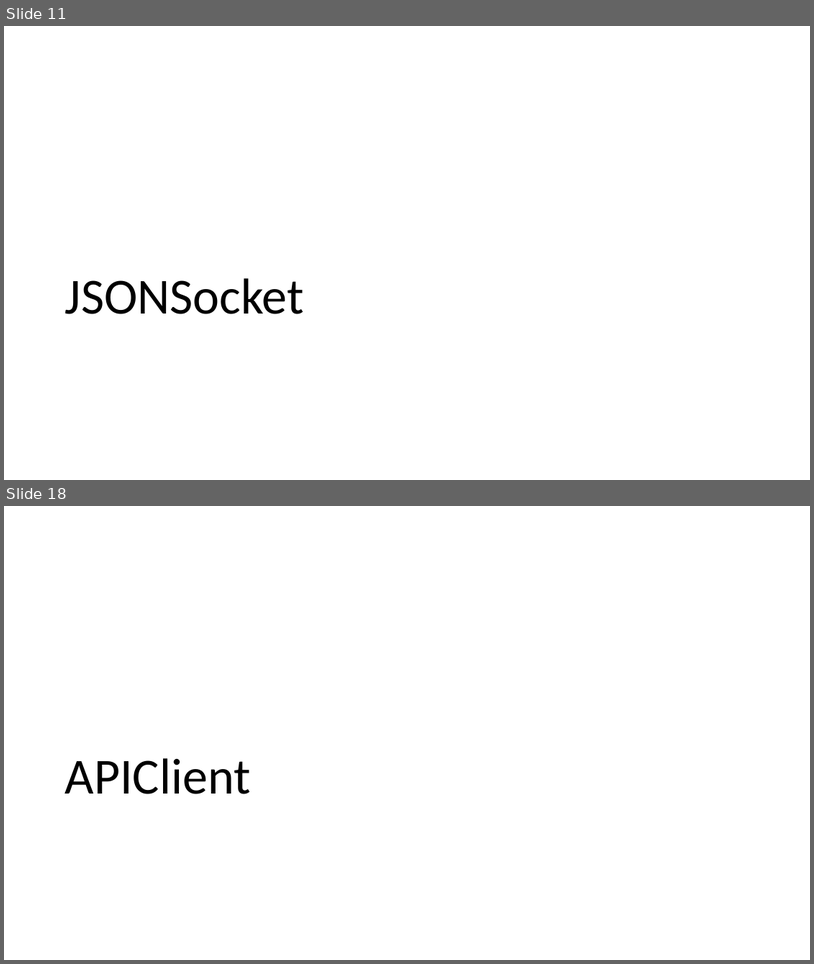
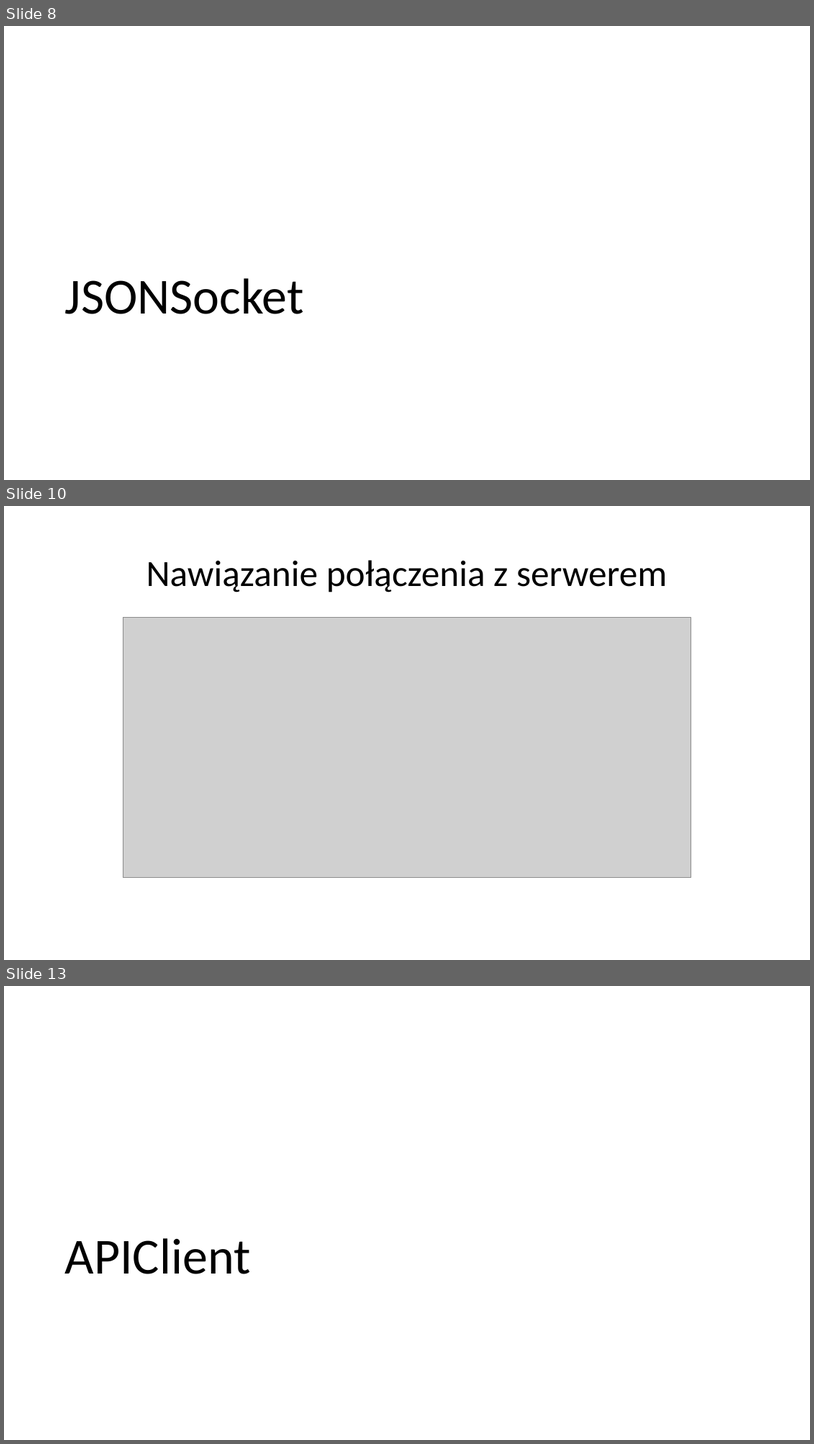
Before and after one commit to oskop123/Trading_Bot, a slide deck: presentation/JPWP.pptx. Shown one above the other, each under a label of ours: slides 11 and 18 before the commit, slides 8, 10 and 13 after it; the slides between them are not shown. The pictures are 814x964 and 814x1444 pixels, drawn with LibreOffice and Linux fonts; fonts in the diff are those of the drawing; grey boxes stand for pictures. Boxes give left, top, right and bottom in pixels: in the first picture for what was removed or moved away, otherwise in the second. Text is boxed around its words. In the diff, an @@ line names an element or a change of style, - is before the commit and + after.

```diff
--- a/presentation/JPWP.pptx
+++ b/presentation/JPWP.pptx
@@ slide 10 added at (x1=4, y1=506, x2=810, y2=960), background #FFFFFF @@
@@ title added at (x1=147, y1=560, x2=667, y2=592), 44 pt, text #000000 @@
+Nawiązanie połączenia z serwerem
@@ picture added at (x1=124, y1=618, x2=691, y2=877) @@
@@ what was slide 11 is now slide 8 @@
@@ what was slide 18 is now slide 13 @@
```
Also in this commit, not shown: 3 slides changed, 11 other slides added, 18 slides removed.
